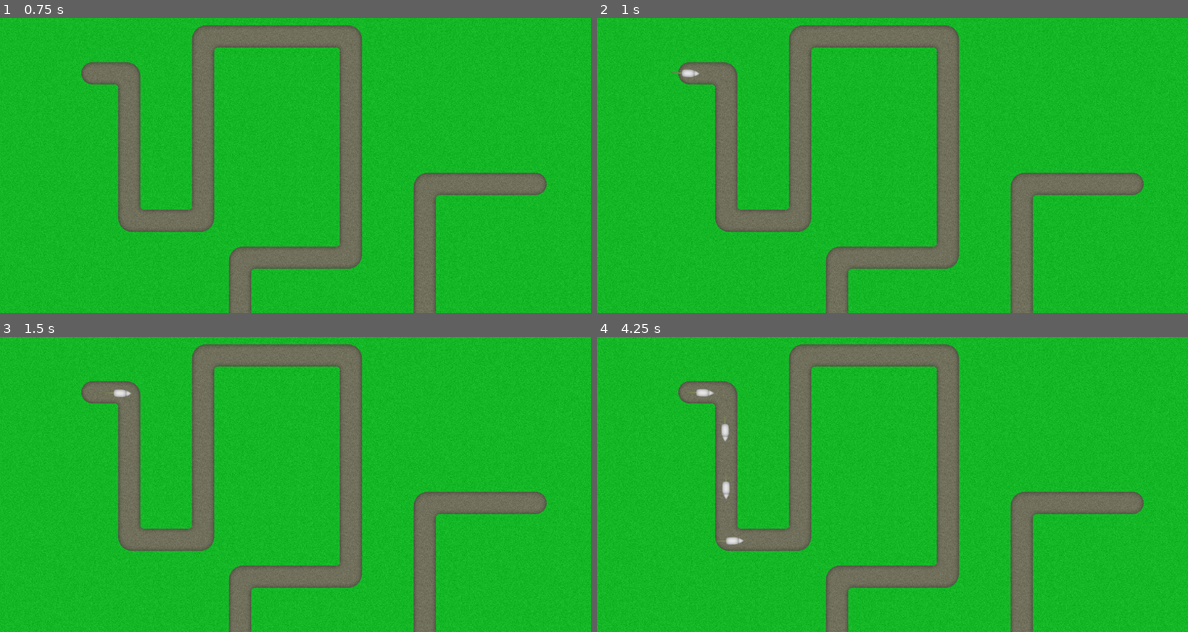
Above: before the commit, frames 1-4 (two rows, left to right).
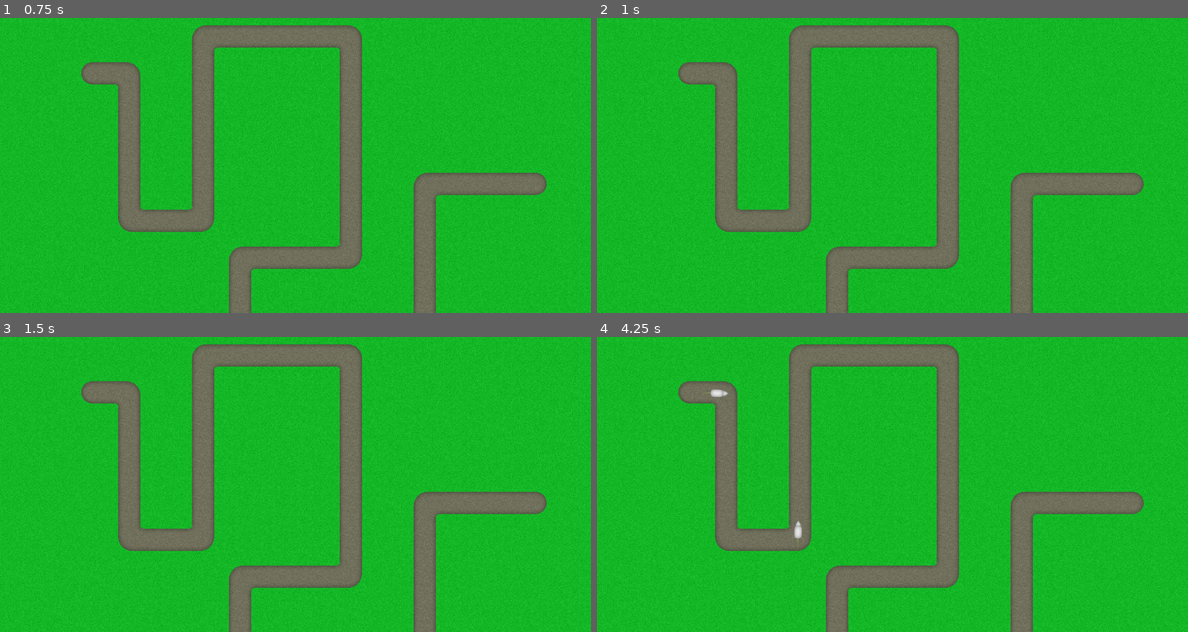
Above: after the commit, the same moments.

Repository: vibrunazo/godot-cats
Game: Godot game, scene res://scenes/Map.tscn
Two runs of this game, one before a commit and one after it. Both use one fixed random seed, a clock stepped at 60 frames per second and the inputs below.
Inputs:
- Up to frame 1 (0.75 s): tap Enter at 0.5 s
- Up to frame 2 (1 s): no input
- Up to frame 3 (1.5 s): tap Space at 1.25 s
- Up to frame 4 (4.25 s): no input

Frame 1 is identical in both runs. In frame 2, less than 0.1% of the frame differs, in the area x 12-18%, y 17-20%; in frame 3, less than 0.1%; in frame 4, 0.4%, in the area x 16-35%, y 17-71%.

Commit message:
mice dies at end

Diff:
--- a/scenes/Map.tscn
+++ b/scenes/Map.tscn
@@ -75,6 +75,7 @@
 curve = SubResource( 3 )
 
 [node name="SpawnTimer" type="Timer" parent="."]
+wait_time = 2.0
 autostart = true
 
 [connection signal="timeout" from="SpawnTimer" to="." method="_on_SpawnTimer_timeout"]
--- a/scenes/Mouse.gd
+++ b/scenes/Mouse.gd
@@ -18,7 +18,14 @@
 #func _process(delta):
 #	pass
 
+func end():
+	print('daed mouse')
+	queue_free()
+
 func _physics_process(delta):
+#	print("I'm a mouse at %s" % unit_offset)
+	if unit_offset >= 1.0:
+		end()
+		return
 	t += delta * speed
 	offset = t
-#	print("I'm a mouse at %s" % position)
--- a/scenes/Mouse.tscn
+++ b/scenes/Mouse.tscn
@@ -4,7 +4,9 @@
 [ext_resource path="res://scenes/Mouse.gd" type="Script" id=2]
 
 [node name="Mouse" type="PathFollow2D"]
+loop = false
 script = ExtResource( 2 )
+speed = 200
 
 [node name="Sprite" type="Sprite" parent="."]
 texture = ExtResource( 1 )
